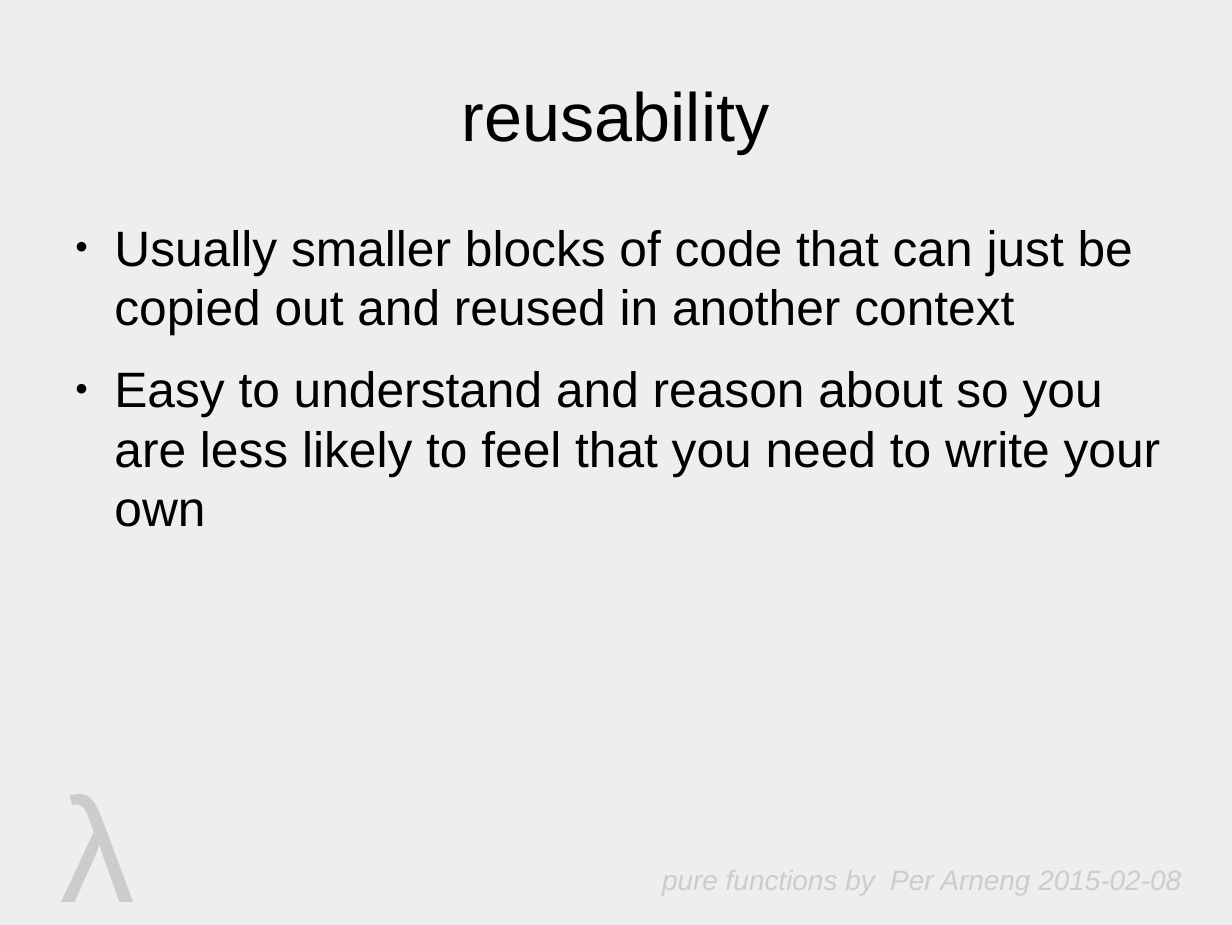
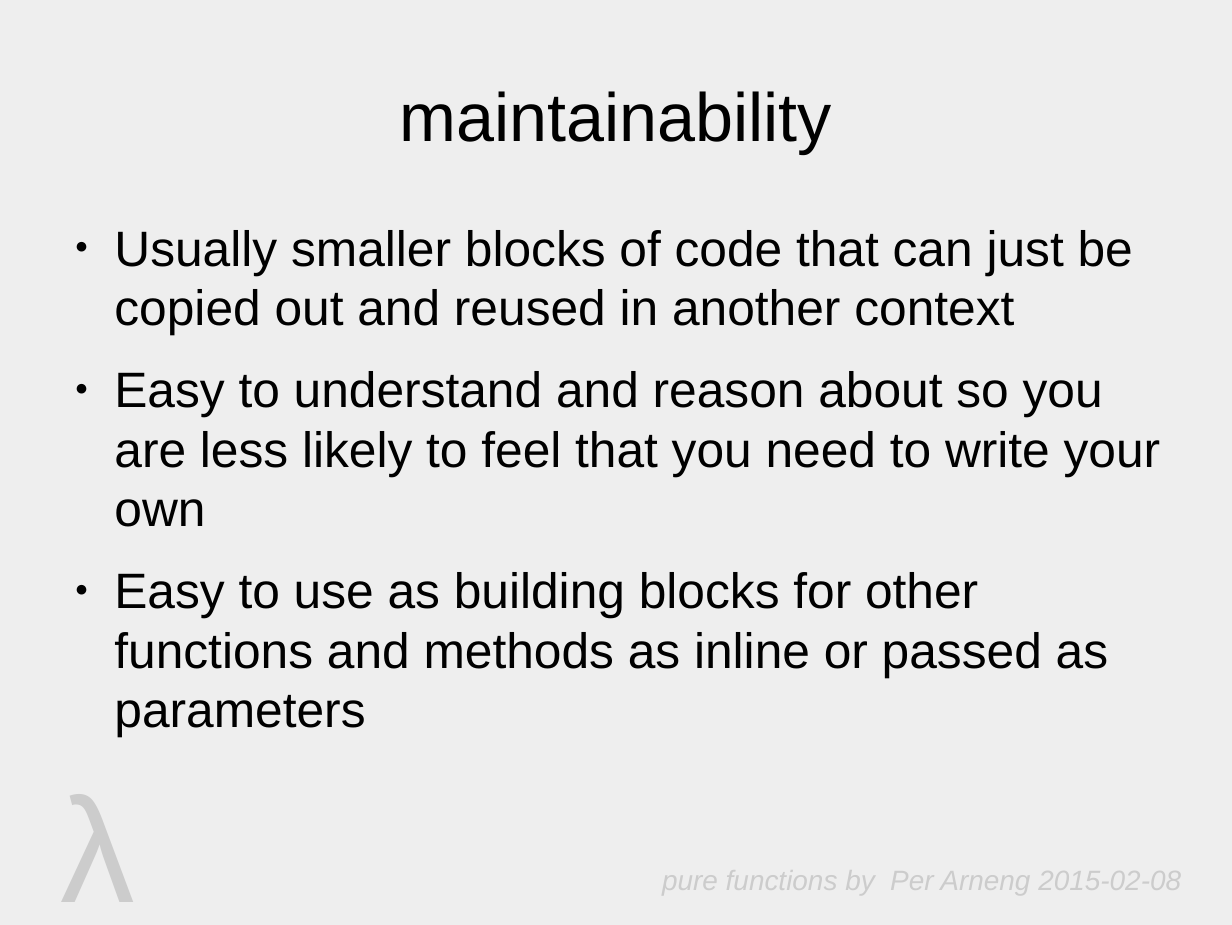
Before and after one commit to PerArneng/pfnomock, a slide deck: slide 13 of docs/pure_functions.odp. Drawn at 1232x925 pixels with LibreOffice and Linux fonts; fonts in the diff are those of the drawing. Boxes give left, top, right and bottom in pixels: in the first picture for what was removed or moved away, otherwise in the second. Text is boxed around its words. In the diff, an @@ line names an element or a change of style, - is before the commit and + after.

Commit message:
updated

```diff
--- a/docs/pure_functions.odp
+++ b/docs/pure_functions.odp
@@ title at <box>399,91,832,154</box>: text changed @@
-reusability
+maintainability
@@ text at <box>114,572,1108,737</box>: paragraph added @@
+● Easy to use as building blocks for other functions and methods as inline or passed as parameters
```
